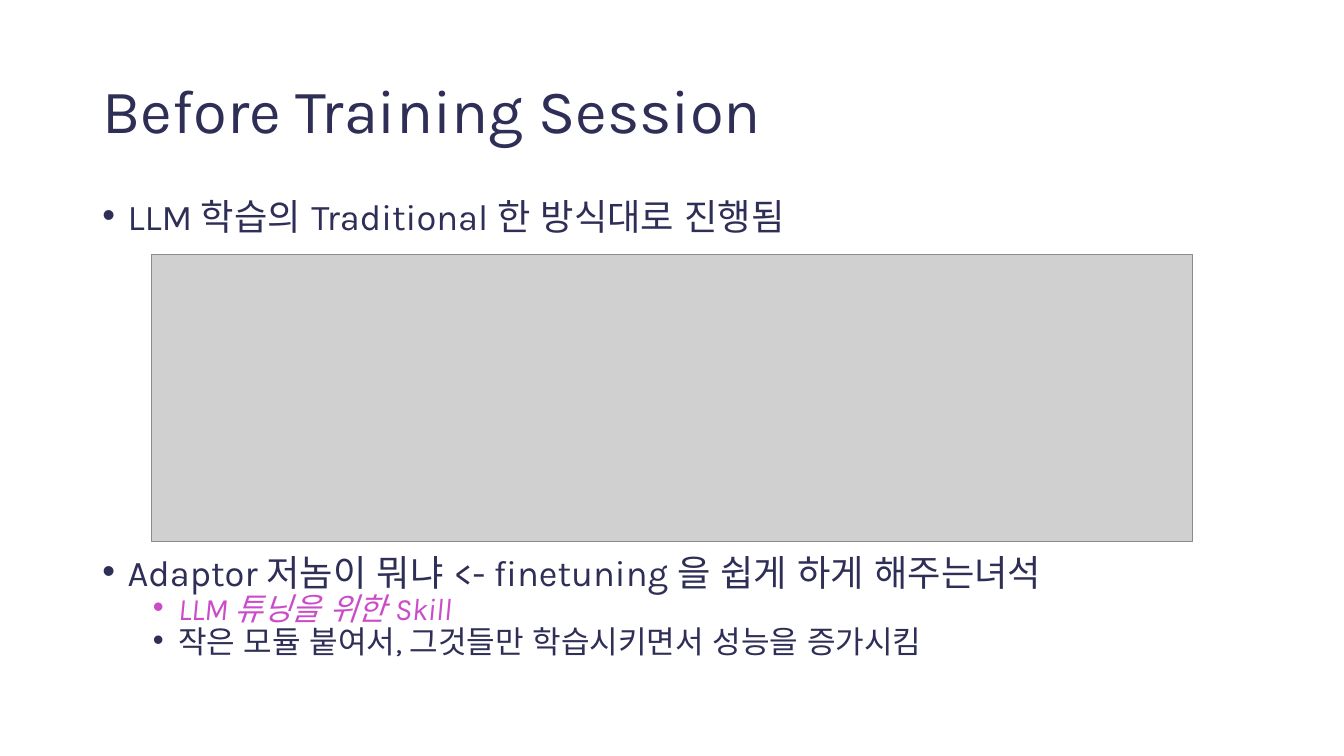
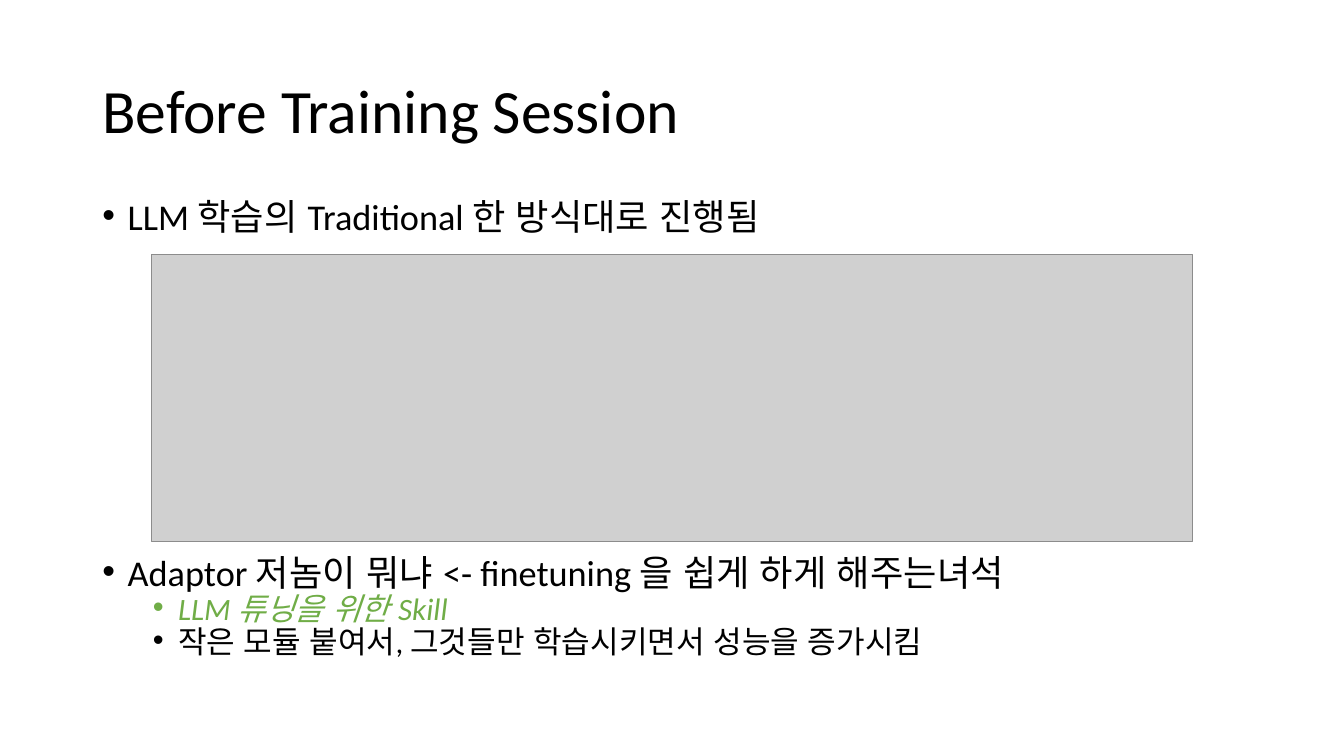
Before and after one commit to gggg8657/study, a slide deck: slide 6 of Studying must go on/Presentation1.pptx (slide 5 before the commit). Drawn at 1344x756 pixels with LibreOffice and Linux fonts; fonts in the diff are those of the drawing; grey boxes stand for pictures. Boxes give left, top, right and bottom in pixels: in the first picture for what was removed or moved away, otherwise in the second. Text is boxed around its words. In the diff, an @@ line names an element or a change of style, - is before the commit and + after.

```diff
--- a/Studying must go on/Presentation1.pptx
+++ b/Studying must go on/Presentation1.pptx
@@ title "Before Training Session" at (102, 90, 679, 144): font Karla to Calibri, text colour #2E2E57 to #000000 @@
@@ text "LLM 학습의 Traditional 한 방식대로 ..." at (128, 200, 1004, 657): font Karla to Calibri; text colour #2E2E57 to #000000 in "LLM 학습의 Traditional 한 방식대로 진행됨", "Adaptor 저놈이 뭐냐 <- finetuning 을 쉽게 ...", "작은 모듈 붙여서, 그것들만 학습시키면서 성능을 증가시킴"; text colour #CB4BC9 to #70AD47 in "LLM 튜닝을 위한 Skill" @@
```
Also in this commit, not shown: 4 other slides changed, 13 slides added, 2 slides removed, 1 other file.
